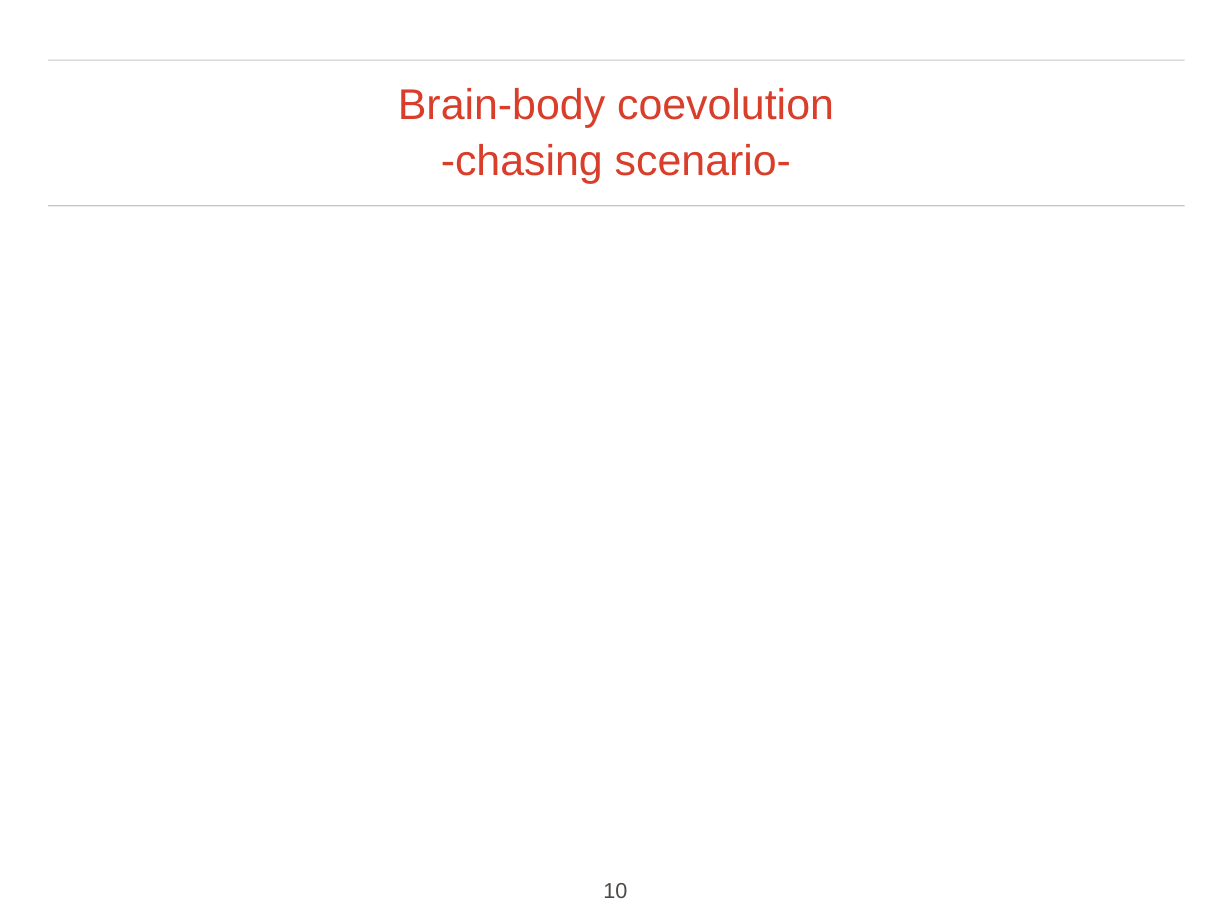
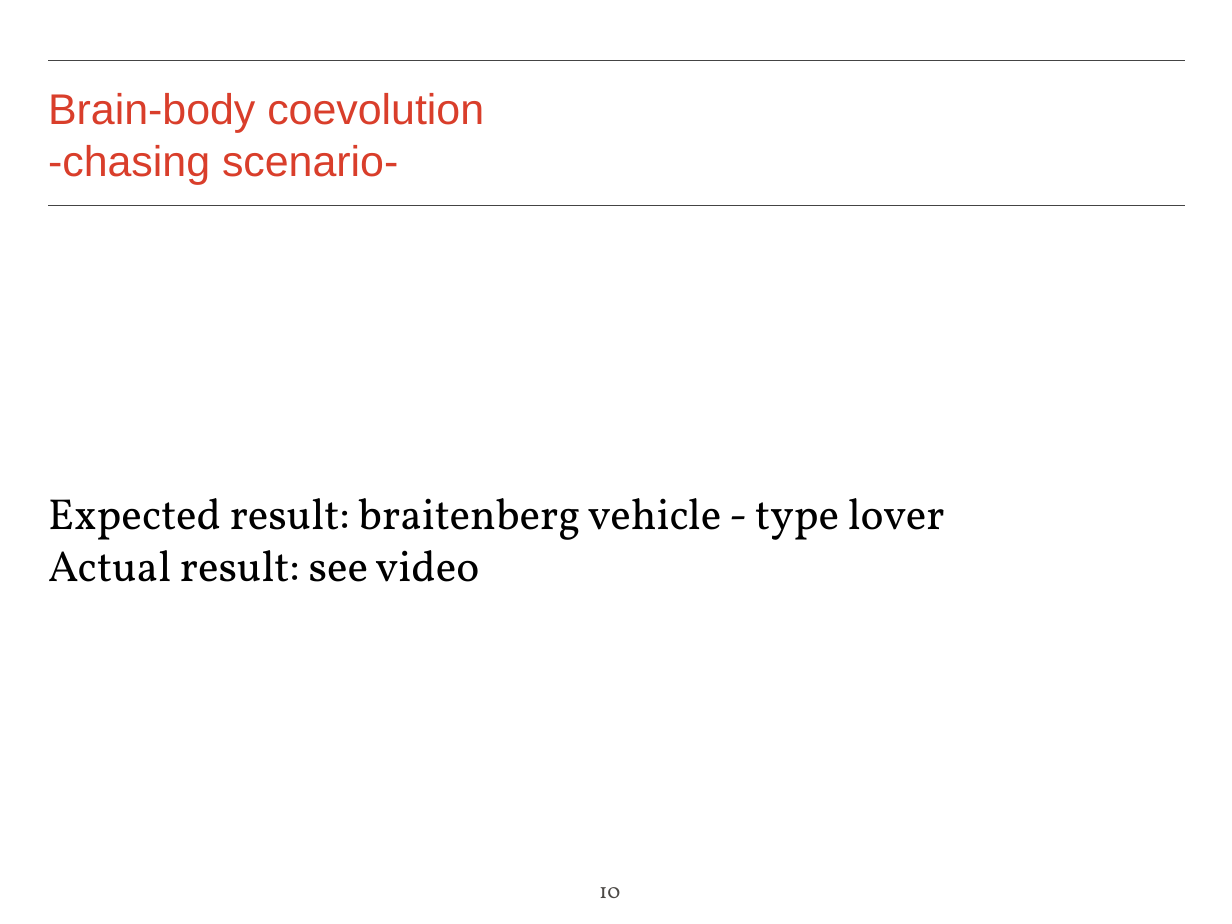
Before and after one commit to iulialexandra/evorobo, a slide deck: slide 10 of presentation_pp.pptx. Drawn at 1232x924 pixels with LibreOffice and Linux fonts; fonts in the diff are those of the drawing; background and template pictures are left out. Boxes give left, top, right and bottom in pixels: in the first picture for what was removed or moved away, otherwise in the second. Text is boxed around its words. In the diff, an @@ line names an element or a change of style, - is before the commit and + after.

Commit message:
changes to presentation

```diff
--- a/presentation_pp.pptx
+++ b/presentation_pp.pptx
@@ freeform shape removed at (x1=49, y1=60, x2=1185, y2=60) @@
@@ rectangle added at (x1=49, y1=60, x2=1185, y2=60), outline #444444 0.99 pt @@
@@ text at (x1=48, y1=93, x2=484, y2=185): text changed @@
-Brain-body coevolution
--chasing scenario-
+Brain-body coevolution
+-chasing scenario-
@@ freeform shape removed at (x1=49, y1=206, x2=1185, y2=206) @@
@@ rectangle added at (x1=49, y1=206, x2=1185, y2=206), outline #444444 0.99 pt @@
@@ text added at (x1=48, y1=498, x2=945, y2=582), 36 pt, text #000000 @@
+Expected result: braitenberg vehicle - type lover
+Actual result: see video
@@ page number at (x1=599, y1=887, x2=620, y2=898): font Arial to Vollkorn; alignment centre to left @@
```
Also in this commit, not shown: 14 other slides changed.
